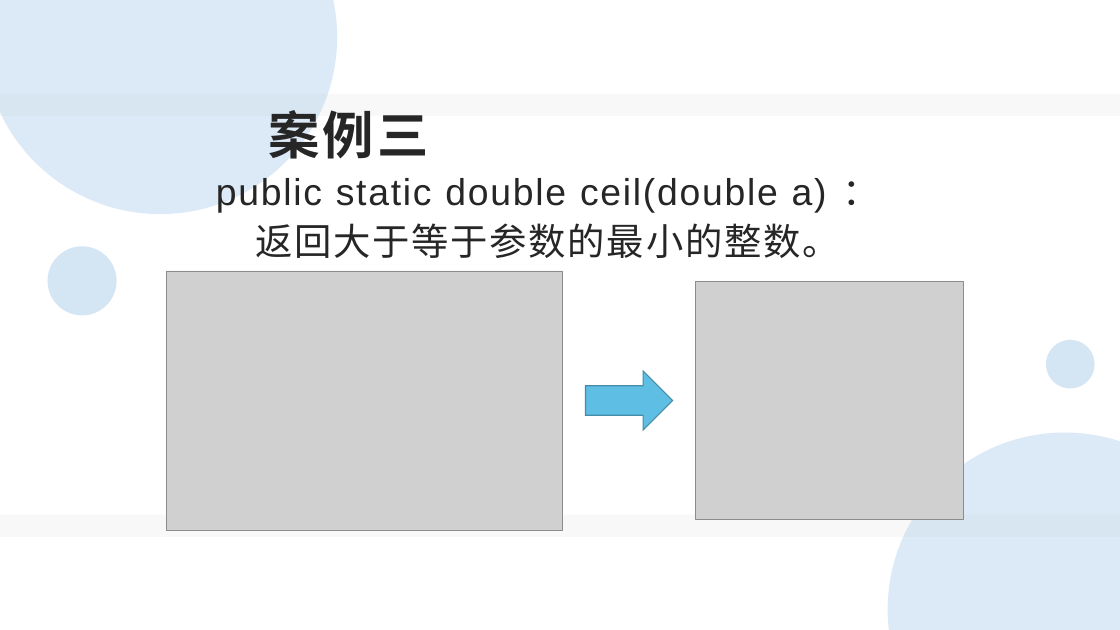
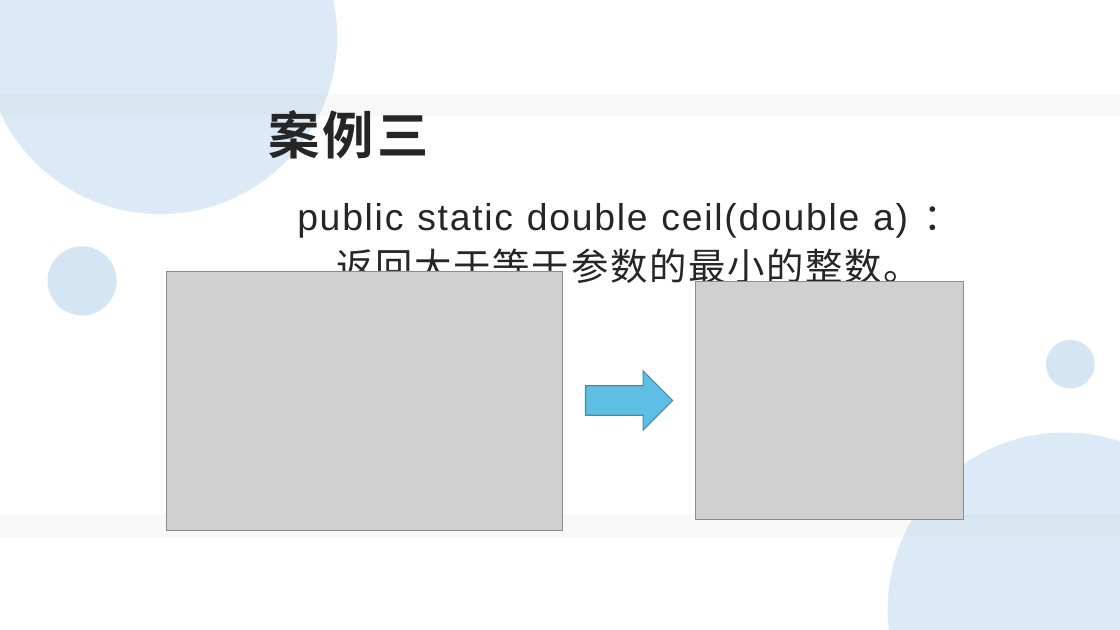
Before and after one commit to Xyt18666/study, a slide deck: slide 15 of 2021_study/classify/1.Java/ppt/9.String类、Arrays类、Math类.pptx. Drawn at 1120x630 pixels with LibreOffice and Linux fonts; fonts in the diff are those of the drawing; grey boxes stand for pictures. Boxes give left, top, right and bottom in pixels: in the first picture for what was removed or moved away, otherwise in the second. Text is boxed around its words. In the diff, an @@ line names an element or a change of style, - is before the commit and + after.

```diff
--- a/2021_study/classify/1.Java/ppt/9.String类、Arrays类、Math类.pptx
+++ b/2021_study/classify/1.Java/ppt/9.String类、Arrays类、Math类.pptx
@@ text "public static double ceil(double a) ..." rewrapped from (x1=216, y1=177, x2=840, y2=258) to (x1=297, y1=203, x2=921, y2=290) @@
```
Also in this commit, not shown: 3 other slides changed, 22 other files.
